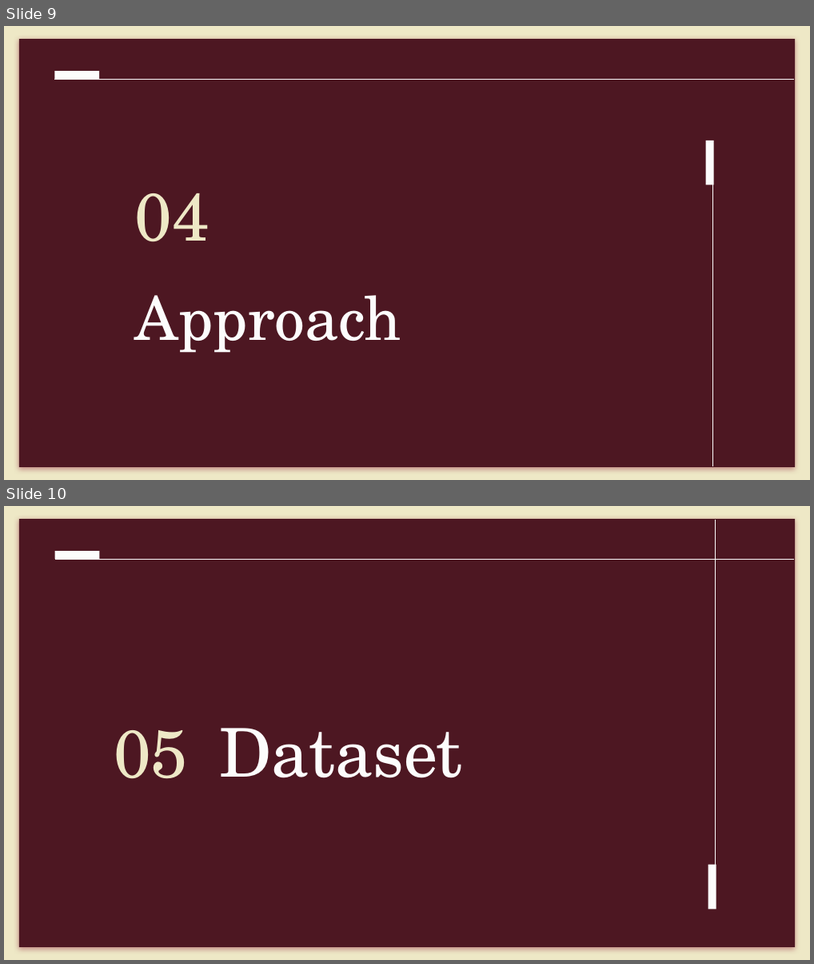
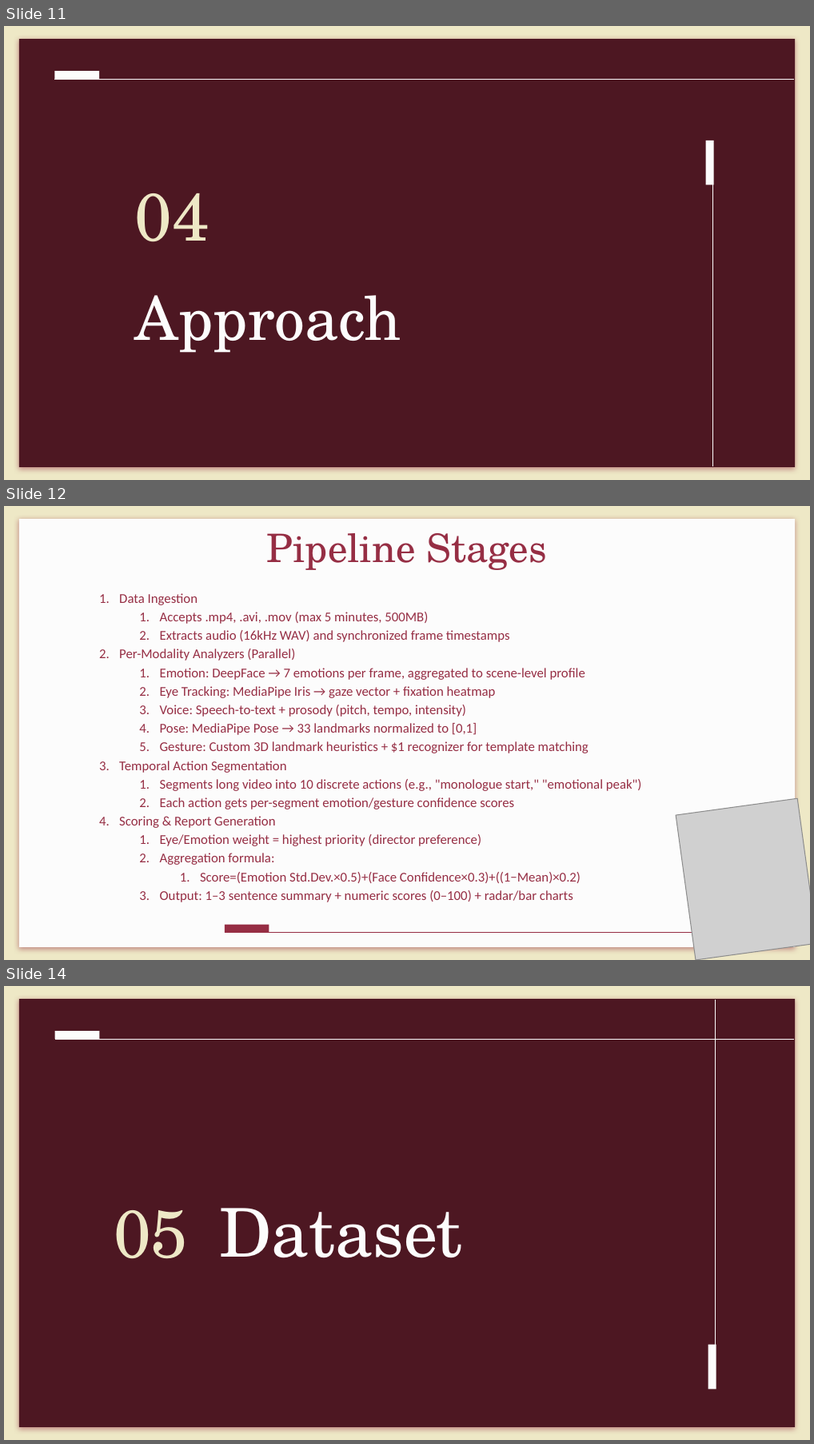
Before and after one commit to MiraPhilip12/Graduation_Project_ESLSCA, a slide deck: Final Milestone/Graduation_Project_Final_Presentation.pptx. Shown one above the other, each under a label of ours: slides 9 and 10 before the commit, slides 11, 12 and 14 after it; the slides between them are not shown. The pictures are 814x964 and 814x1444 pixels, drawn with LibreOffice and Linux fonts; fonts in the diff are those of the drawing; grey boxes stand for pictures. Boxes give left, top, right and bottom in pixels: in the first picture for what was removed or moved away, otherwise in the second. Text is boxed around its words. In the diff, an @@ line names an element or a change of style, - is before the commit and + after.

```diff
--- a/Final Milestone/Graduation_Project_Final_Presentation.pptx
+++ b/Final Milestone/Graduation_Project_Final_Presentation.pptx
@@ slide 12 added at [4, 506, 810, 960], background #EEE8C6 @@
@@ rectangle added at [19, 519, 795, 947], fill #FCFCFC @@
@@ title added at [267, 533, 546, 570], 35 pt, text #962E44 @@
+Pipeline Stages
@@ text added at [119, 593, 642, 902], 12 pt, text #962E44 @@
+1. Data Ingestion
+  1. Accepts .mp4, .avi, .mov (max 5 minutes, 500MB)
+  2. Extracts audio (16kHz WAV) and synchronized frame timestamps
+2. Per-Modality Analyzers (Parallel)
+  1. Emotion: DeepFace → 7 emotions per frame, aggregated to scene-level profile
+  2. Eye Tracking: MediaPipe Iris → gaze vector + fixation heatmap
+  3. Voice: Speech-to-text + prosody (pitch, tempo, intensity)
+  4. Pose: MediaPipe Pose → 33 landmarks normalized to [0,1]
+  5. Gesture: Custom 3D landmark heuristics + $1 recognizer for template matching
+3. Temporal Action Segmentation
+  1. Segments long video into 10 discrete actions (e.g., "monologue start," "emotional peak")
+  2. Each action gets per-segment emotion/gesture confidence scores
+4. Scoring & Report Generation
+  1. Eye/Emotion weight = highest priority (director preference)
+  2. Aggregation formula:
+    1. Score=(Emotion Std.Dev.×0.5)+(Face Confidence×0.3)+((1−Mean)×0.2)
+  3. Output: 1–3 sentence summary + numeric scores (0–100) + radar/bar charts
@@ picture added at [676, 798, 810, 960] @@
@@ line added from (225, 932) to (798, 932), #962E44 0.75 pt @@
@@ rectangle added at [225, 924, 270, 932], fill #962E44 @@
@@ what was slide 9 is now slide 11 @@
@@ what was slide 10 is now slide 14 @@
```
Also in this commit, not shown: 2 slides changed, 6 other slides added, 4 slides removed, 3 other files.
